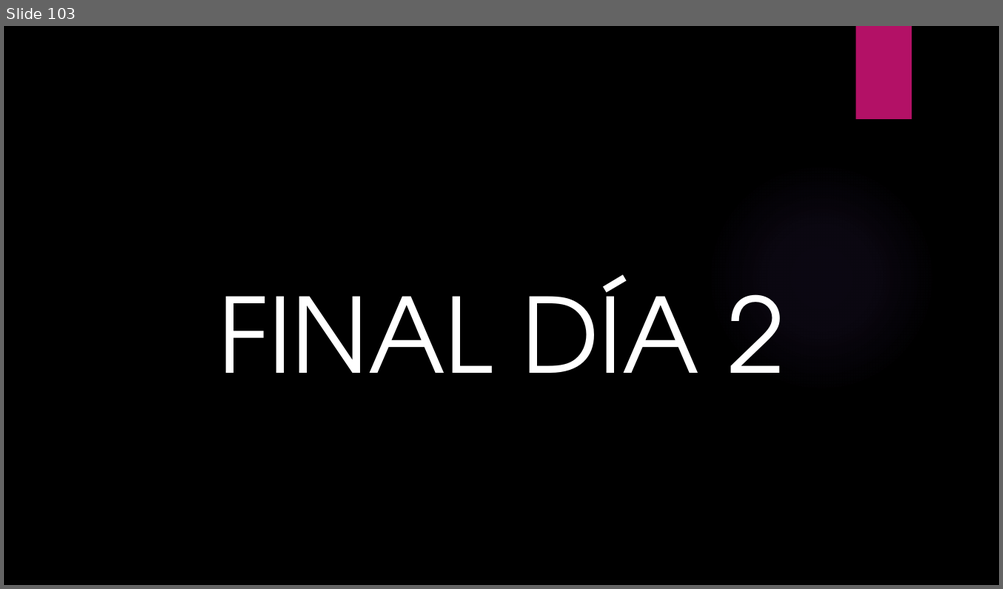
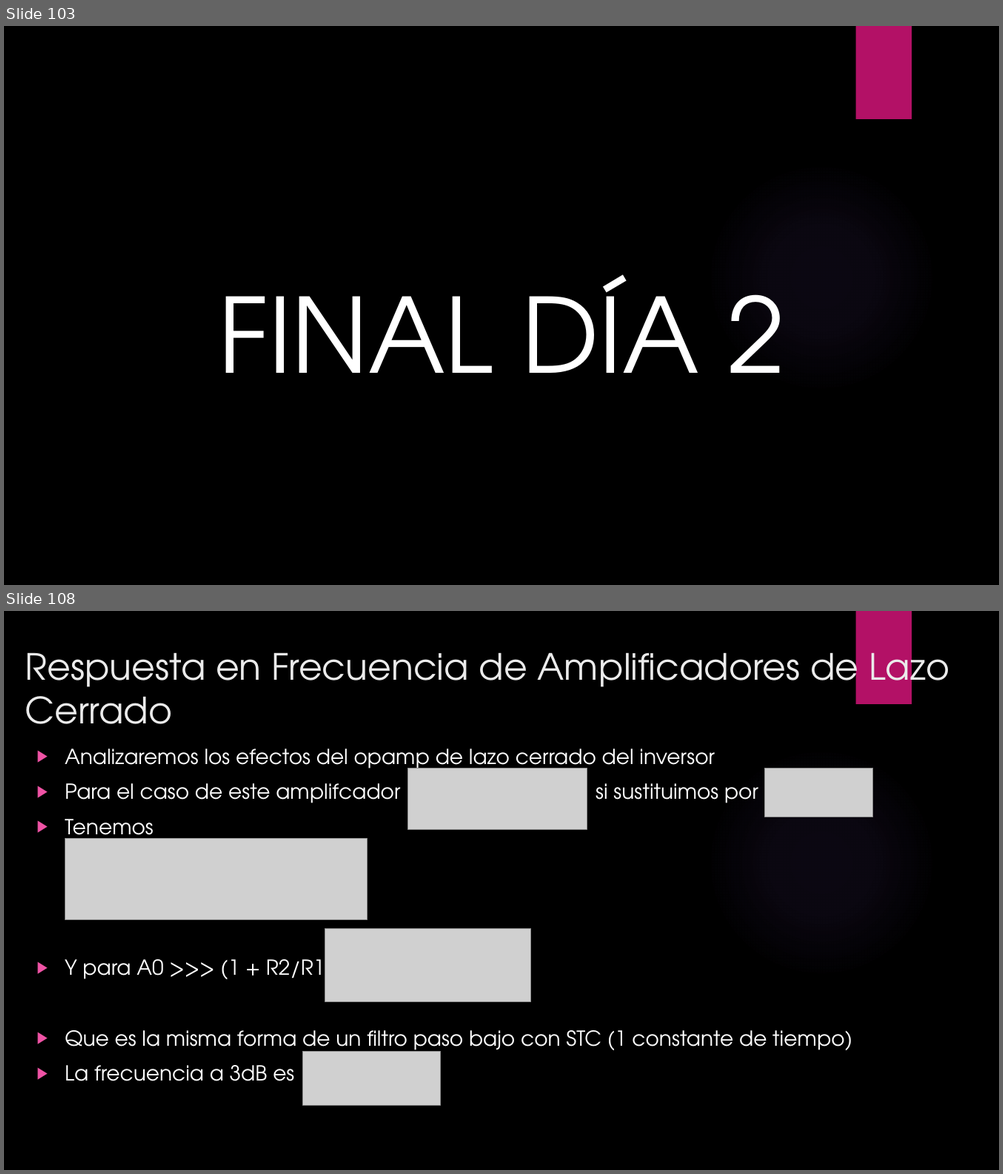
Before and after one commit to ulatinaedupa/ElectronicsII, a slide deck: Presentación/Electronica II.pptx. Shown one above the other, each under a label of ours: slide 103 before the commit, slides 103 and 108 after it; the slides between them are not shown. The pictures are 1003x589 and 1003x1174 pixels, drawn with LibreOffice and Linux fonts; fonts in the diff are those of the drawing; grey boxes stand for pictures; background and template pictures are left out. Boxes give left, top, right and bottom in pixels: in the first picture for what was removed or moved away, otherwise in the second. Text is boxed around its words. In the diff, an @@ line names an element or a change of style, - is before the commit and + after.

```diff
--- a/Presentación/Electronica II.pptx
+++ b/Presentación/Electronica II.pptx
@@ slide 108 added at (4, 611, 999, 1170), background picture (left out); not listed: 2 template elements that a slide beside it also shows @@
@@ title added at (25, 642, 949, 724), 35 pt, text #EBEBEB @@
+Respuesta en Frecuencia de Amplificadores de Lazo Cerrado
@@ text added at (65, 749, 852, 1082), 20 pt, text #FFFFFF @@
+▶ Analizaremos los efectos del opamp de lazo cerrado del inversor
+▶ Para el caso de este amplifcador si sustituimos por
+▶ Tenemos
+▶ Y para A0 >>> (1 + R2/R1)
+▶ Que es la misma forma de un filtro paso bajo con STC (1 constante de tiempo)
+▶ La frecuencia a 3dB es
@@ picture added at (407, 769, 586, 829) @@
@@ picture added at (765, 769, 874, 817) @@
@@ picture added at (65, 839, 367, 920) @@
@@ picture added at (325, 929, 530, 1002) @@
@@ picture added at (302, 1052, 441, 1105) @@
```
Also in this commit, not shown: 1 slide changed, 18 other slides added, 2 other files.
